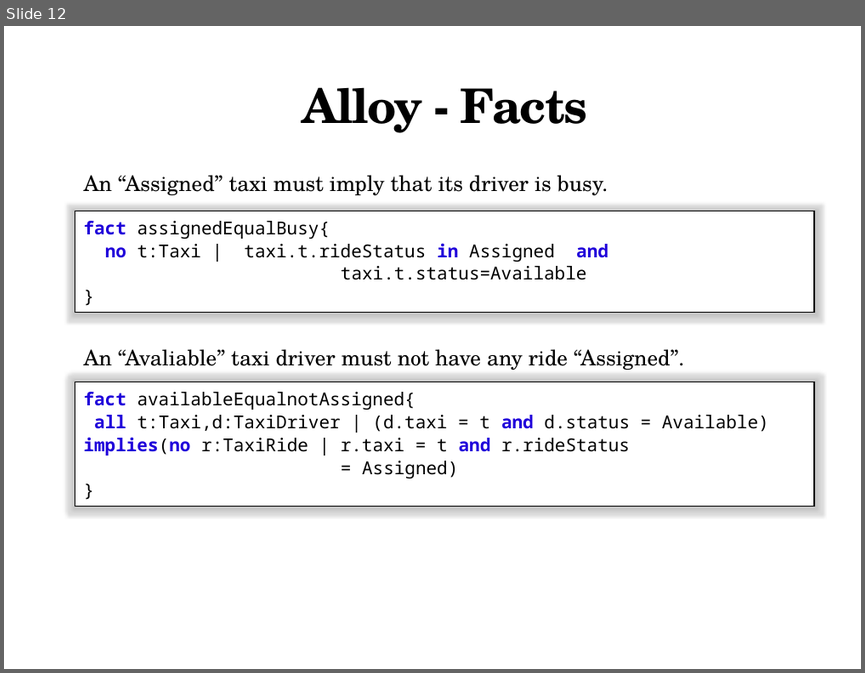
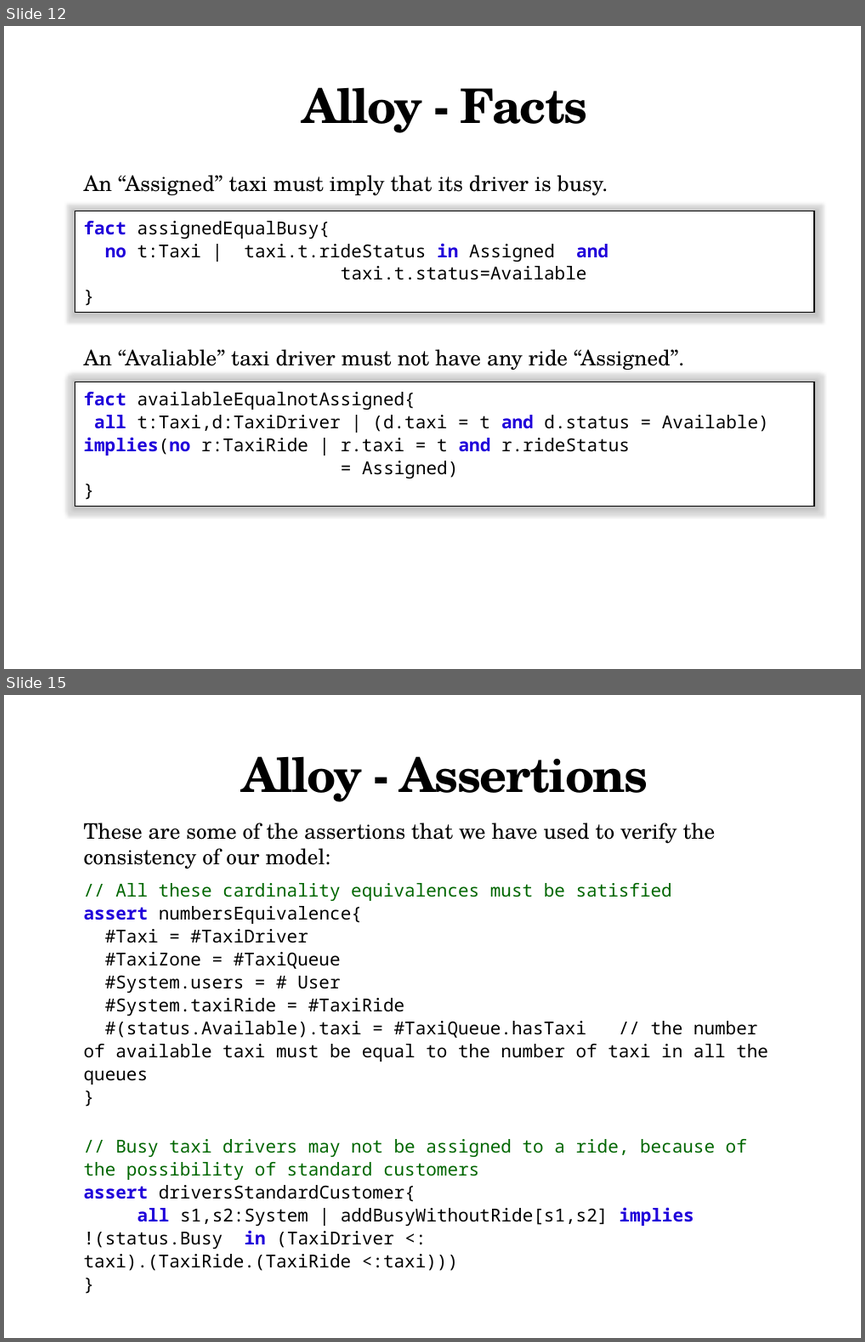
Before and after one commit to MarcoRomani/myTaxyService-SE2-PozziRomani, a slide deck: OtherStuff/Presentation/Alloy.pptx. Shown one above the other, each under a label of ours: slide 12 before the commit, slides 12 and 15 after it; the slides between them are not shown. The pictures are 865x673 and 865x1342 pixels, drawn with LibreOffice and Linux fonts; fonts in the diff are those of the drawing. Boxes give left, top, right and bottom in pixels: in the first picture for what was removed or moved away, otherwise in the second. Text is boxed around its words. In the diff, an @@ line names an element or a change of style, - is before the commit and + after.

Commit message:
Alloy presentation complete

```diff
--- a/OtherStuff/Presentation/Alloy.pptx
+++ b/OtherStuff/Presentation/Alloy.pptx
@@ slide 15 added at <box>4,695,861,1338</box>, background #FFFFFF @@
@@ text added at <box>241,756,647,802</box>, 40 pt, text #000000, bold @@
+Alloy - Assertions
@@ text added at <box>84,823,715,868</box>, 18 pt, text #000000 @@
+These are some of the assertions that we have used to verify the consistency of our model:
@@ text added at <box>84,883,768,1270</box>, 15 pt, text #000000 @@
+// All these cardinality equivalences must be satisfied
+assert numbersEquivalence{
+#Taxi = #TaxiDriver
+#TaxiZone = #TaxiQueue
+#System.users = # User
+#System.taxiRide = #TaxiRide
+#(status.Available).taxi = #TaxiQueue.hasTaxi // the number of available taxi must be equal to the number of taxi in all the queues
+}
+// Busy taxi drivers may not be assigned to a ride, because of the possibility of standard customers
+assert driversStandardCustomer{
+all s1,s2:System | addBusyWithoutRide[s1,s2] implies !(status.Busy in (TaxiDriver <: taxi).(TaxiRide.(TaxiRide <:taxi)))
+}
```
Also in this commit, not shown: 2 slides changed, 6 other slides added, 1 other file.
